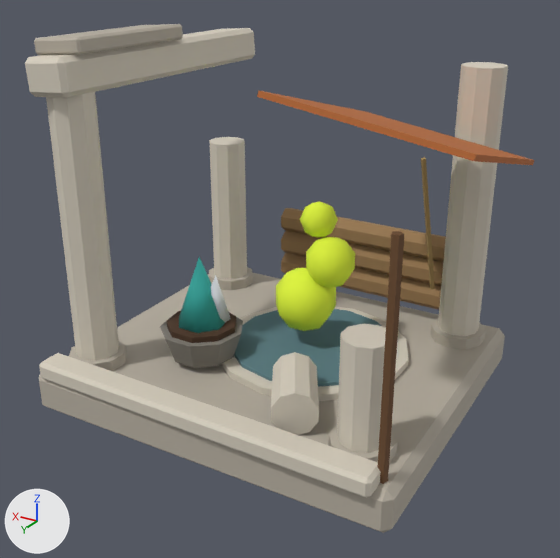
An edit to the FBX model client/CultOfComfort.Unity/Assets/Resources/Art/Models/hearth_l1.fbx, drawn before and after from the same camera.
Both versions are drawn from a 50 mm lens placed at (-1.55, 2.6, 1.81), pointed at (-0.05, 0.11, 0.56). Arrows for +X, +Y and +Z are at lower left; the lights stay in place. The older version comes first. Where no turn or scale is listed for an object, it has been applied to the vertices.

The first picture shows 'Fire', 'Ruin', 'Steam'.
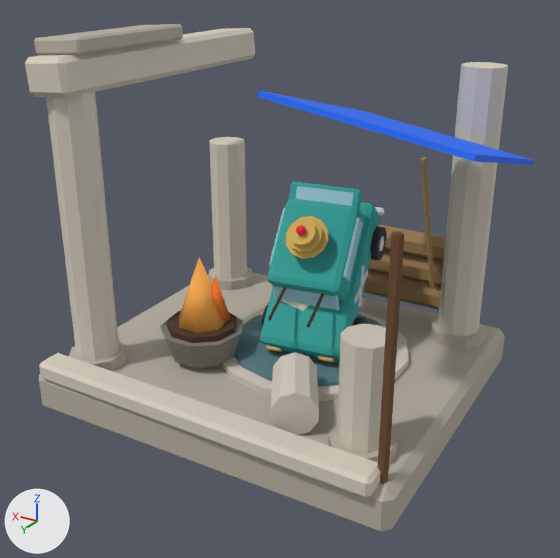
Diff of the bpy script that builds the scene:
```diff
--- a/client/CultOfComfort.Unity/Assets/Resources/Art/Models/hearth_l1.fbx.py
+++ b/client/CultOfComfort.Unity/Assets/Resources/Art/Models/hearth_l1.fbx.py
@@ me_steam @@
 me_steam.from_pydata(...)  # 80 vertices, 94 faces; spans x -0.162..0.17, y -0.15..0.12, z -0.02..0.54
 # used by ob_steam; location = (-0.12, -0.05, 0.3)
+# me_steam part 1: 94 kept faces spanning x -0.162..0.17, y -0.15..0.12, z -0.02..0.54 get new texture (UV) coordinates
 me_steam.materials.append(mat_palette)
@@ me_ruin @@
 me_ruin.from_pydata(...)  # 436 vertices, 312 faces; spans x -0.92..0.81, y -0.71..0.72, z 0.0..1.52
 # used by ob_ruin; location = (0.0, 0.0, 0.0)
+# me_ruin part 3: texture (UV) coordinates of 312 of 312 faces, centred in x -0.91..0.8, y -0.7..0.72, z 0.0..1.51, changed; they spanned u 0.06..0.94, v 0.12..0.88 and now span u 0.06..0.94, v 0.3..0.9
 me_ruin.materials.append(mat_palette)
@@ me_fire @@
 me_fire.from_pydata(...)  # 15 vertices, 15 faces; spans x -0.107..0.107, y -0.115..0.099, z -0.013..0.29
 # used by ob_fire; location = (0.25, 0.25, 0.36)
+# me_fire part 2: texture (UV) coordinates of 15 of 15 faces, centred in x -0.083..0.064, y -0.07..0.066, z -0.01..0.09, changed; they spanned u 0.56..0.69, v 0.12..0.12 and now span u 0.56..0.69, v 0.3..0.3
 me_fire.materials.append(mat_palette)
@@ me_timemachine @@
+me_timemachine.from_pydata(...)  # 602 vertices, 526 faces; spans x -0.215..0.257, y -0.403..0.268, z 0.023..0.686
+me_timemachine.materials.append(mat_palette)  # picture img_palette_png
@@ me_bootopen @@
+me_bootopen.from_pydata(...)  # 48 vertices, 52 faces; spans x -0.163..0.155, y -0.033..0.087, z -0.209..-0.002
+me_bootopen.materials.append(mat_palette)  # picture img_palette_png
@@ ob_timemachine @@
+ob_timemachine = bpy.data.objects.new('TimeMachine', me_timemachine)
+ob_timemachine.location = (-0.14, 0.0, 0.16)
@@ ob_bootopen @@
+ob_bootopen = bpy.data.objects.new('BootOpen', me_bootopen)
+ob_bootopen.location = (-0.121, -0.135, 0.908)
```

Where the change shows, as pixel boxes [x1, y1, x2, y2] in the pictures (560 x 558 px):
'TimeMachine', added (cyan): after [260, 199, 386, 363]
'BootOpen', added (cyan): after [289, 182, 362, 210]
part 1 of me_steam, surface changed: before [276, 201, 355, 331]; after [281, 300, 309, 311]
part 2 of me_fire, surface changed (cyan to orange): [179, 257, 231, 333] in both
part 3 of me_ruin, surface changed: [176, 64, 535, 372] in both
